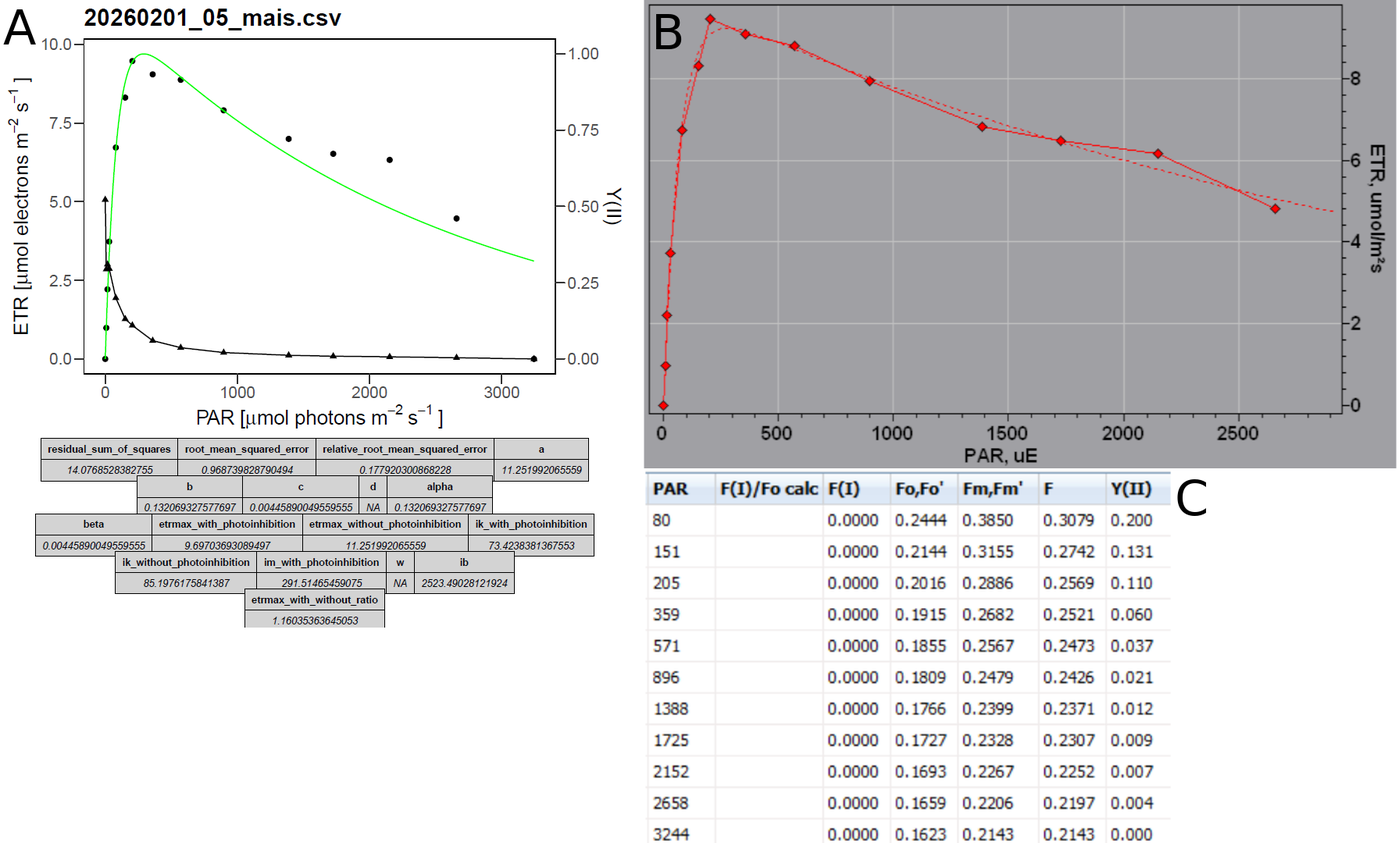
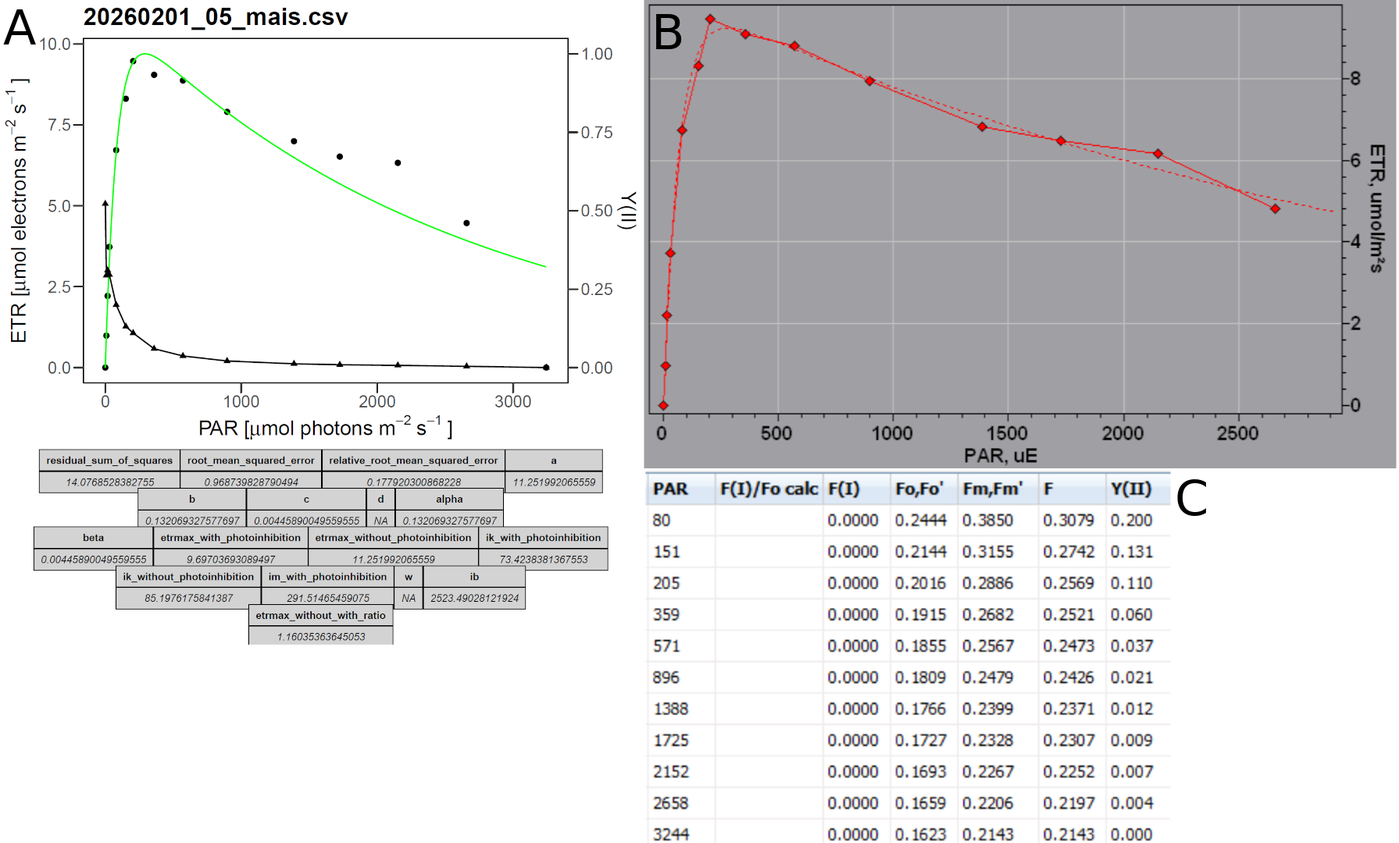
Before/after of a w=1399, h=843 layered artwork. What changed in the layer stack:
renamed "Screenshot 2026-02-05 165909.png" to "Screenshot 2026-04-13 160159.png", moved it above "Screenshot 2026-02-05 171157.png", painted on it over [4, 7, 637, 646]
